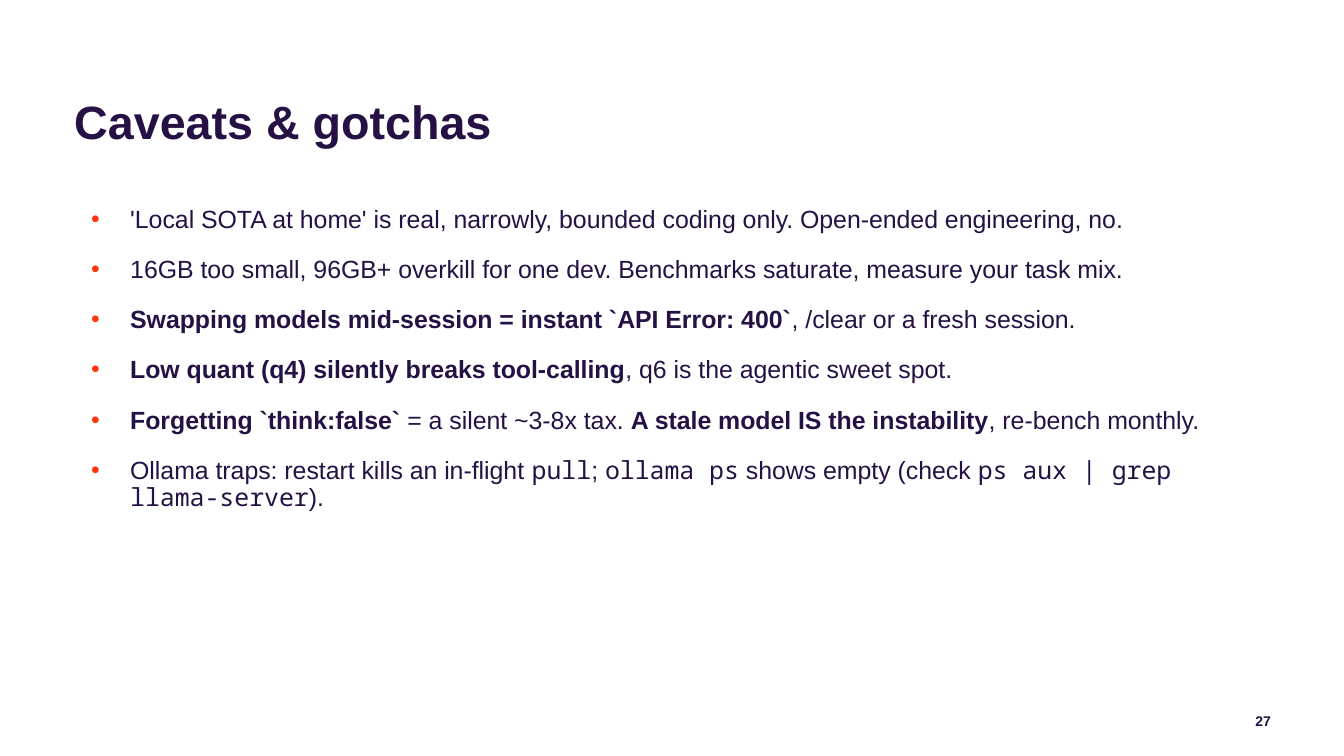
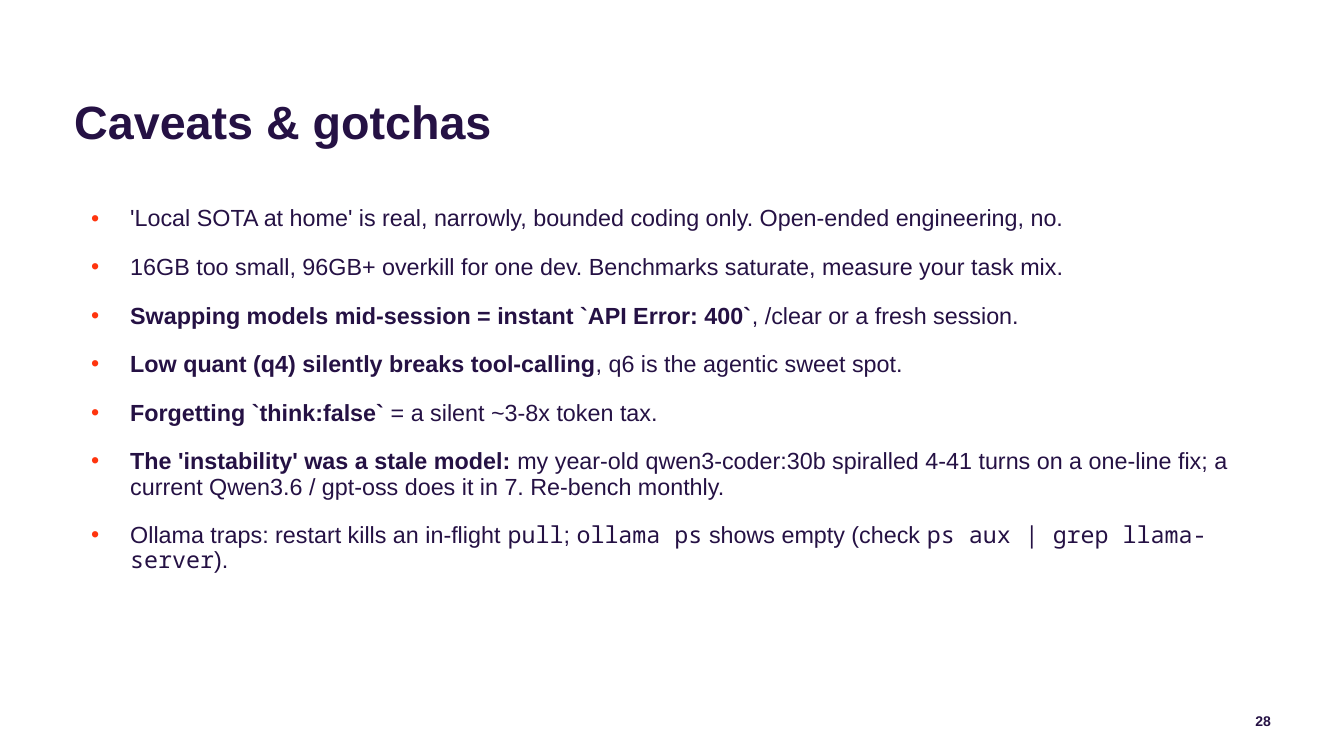
Before and after one commit to jconnolly/local-llm-pi5, a slide deck: slide 28 of local-llm-datasociety.pptx (slide 27 before the commit). Drawn at 1344x756 pixels with LibreOffice and Linux fonts; fonts in the diff are those of the drawing; background and template pictures are left out. Boxes give left, top, right and bottom in pixels: in the first picture for what was removed or moved away, otherwise in the second. Text is boxed around its words. In the diff, an @@ line names an element or a change of style, - is before the commit and + after.

Commit message:
Add 'whoami' intro slide (#2); slide 27 caveats: spell out 'stale model = the instability' (year-old coder-30b, 4-41 turn spiral)

```diff
--- a/local-llm-datasociety.pptx
+++ b/local-llm-datasociety.pptx
@@ text at (130,209,1207,573): size 16 to 15 pt in "'Local SOTA at home' is real, narrowly, ...", "16GB too small, 96GB+ overkill for one ...", "Swapping models mid-session = instant `API Error: ...", "Low quant (q4) silently breaks tool-calling, q6 ..." and 1 more places @@
@@ text at (130,404,1227,500): text changed; size 16 to 15 pt; bold off @@
-• Forgetting `think:false` = a silent ~3-8x tax. A stale model IS the instability, re-bench monthly.
+• Forgetting `think:false` = a silent ~3-8x token tax.
+• The 'instability' was a stale model: my year-old qwen3-coder:30b spiralled 4-41 turns on a one-line fix; a current Qwen3.6 / gpt-oss does it in 7. Re-bench monthly.
@@ page number at (1255,716,1271,726): text changed @@
-27
+28
```
Also in this commit, not shown: 1 slide added, 3 other files.
